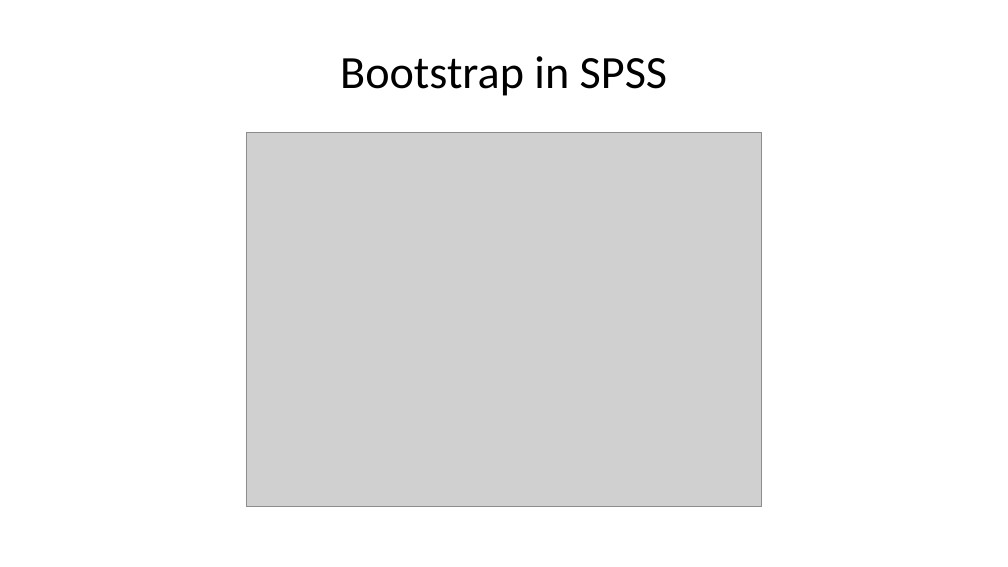
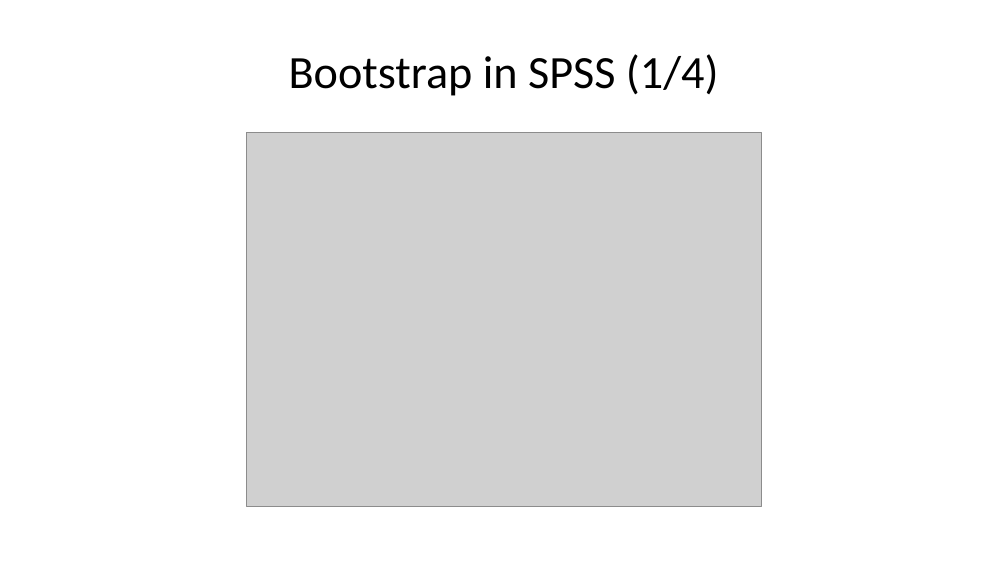
Before and after one commit to pmean/papers-and-presentations, a slide deck: slide 68 of bootstrap/src/bootstrap-slides.pptx. Drawn at 1008x567 pixels with LibreOffice and Linux fonts; fonts in the diff are those of the drawing; grey boxes stand for pictures. Boxes give left, top, right and bottom in pixels: in the first picture for what was removed or moved away, otherwise in the second. Text is boxed around its words. In the diff, an @@ line names an element or a change of style, - is before the commit and + after.

```diff
--- a/bootstrap/src/bootstrap-slides.pptx
+++ b/bootstrap/src/bootstrap-slides.pptx
@@ title at (289, 54, 719, 96): text changed @@
-Bootstrap in SPSS
+Bootstrap in SPSS (1/4)
```
Also in this commit, not shown: 3 slides added, 1 slide removed.
